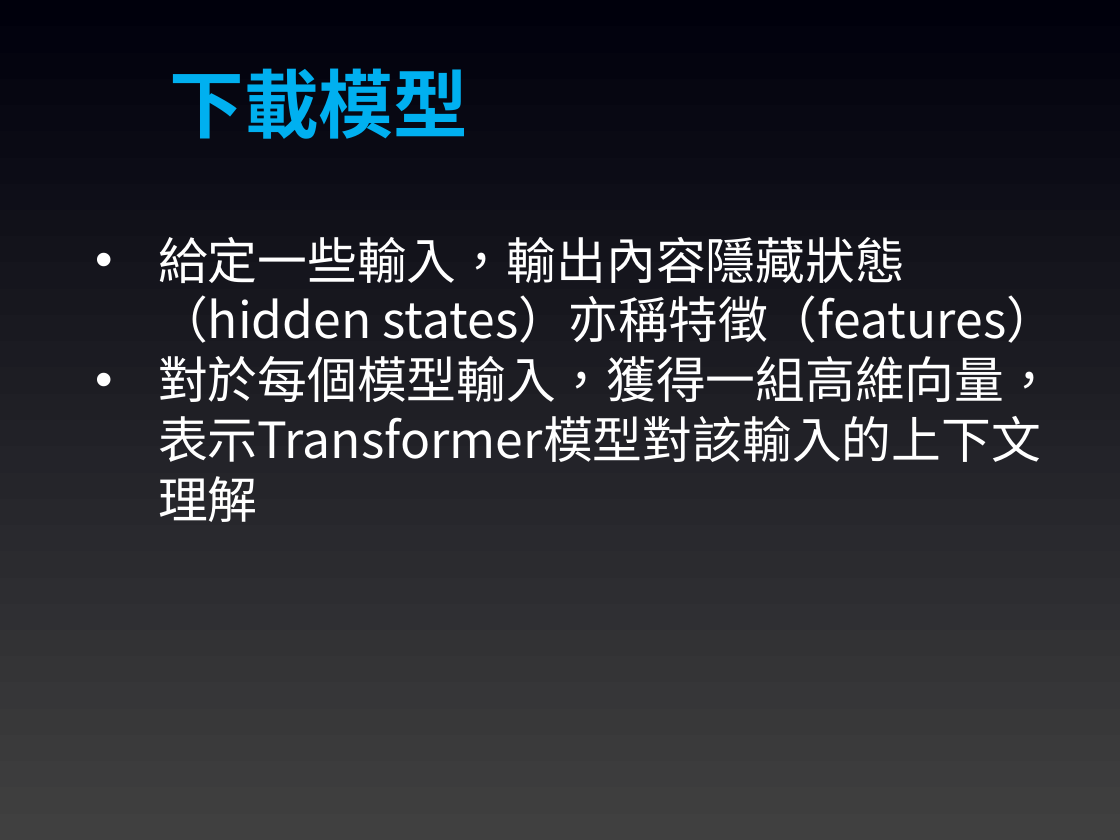
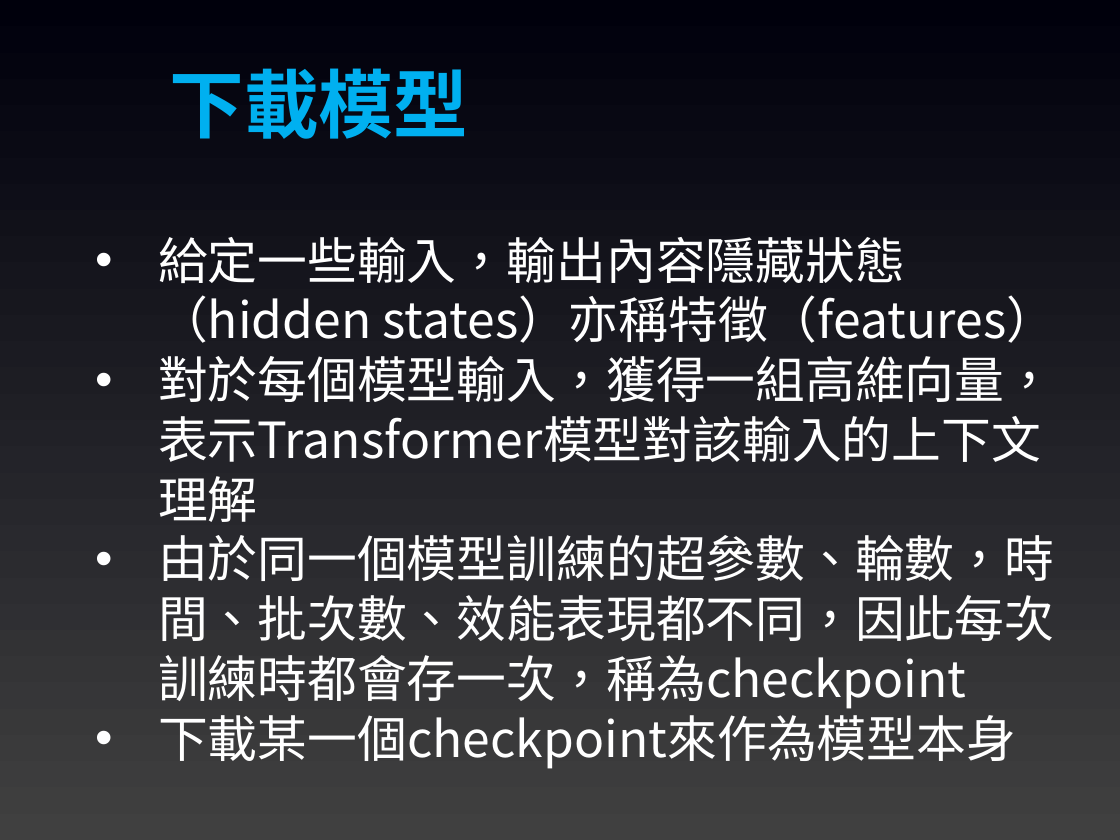
Before and after one commit to joshhu/mustllm20242nd, a slide deck: slide 20 of Slides/Week03/07：NLP任務的內部結構.pptx (slide 18 before the commit). Drawn at 1120x840 pixels with LibreOffice and Linux fonts; fonts in the diff are those of the drawing. Boxes give left, top, right and bottom in pixels: in the first picture for what was removed or moved away, otherwise in the second. Text is boxed around its words. In the diff, an @@ line names an element or a change of style, - is before the commit and + after.

```diff
--- a/Slides/Week03/07：NLP任務的內部結構.pptx
+++ b/Slides/Week03/07：NLP任務的內部結構.pptx
@@ text at (158,535,1054,769): paragraphs added @@
+• 由於同一個模型訓練的超參數、輪數，時間、批次數、效能表現都不同，因此每次訓練時都會存一次，稱為checkpoint
+• 下載某一個checkpoint來作為模型本身
```
Also in this commit, not shown: 2 other slides changed, 2 slides added, 7 other files.
